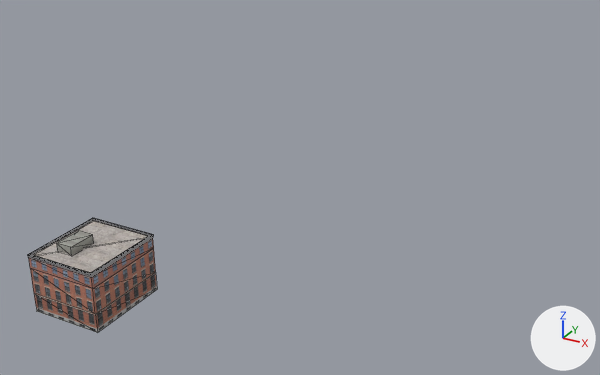
Renders of the OBJ model Models/buildings/building_17.obj from each side of a commit.
Before and after are seen from a 50 mm lens placed at (318.0, -317.0, 327.0), pointed at (22.0, 222.0, 57.0). Lighting does not change. The marker at lower right points along +X, +Y and +Z. Mesh edges are drawn as thin lines. Where no turn or scale is listed for an object, it has been applied to the vertices.

The first picture shows 'building_17'.
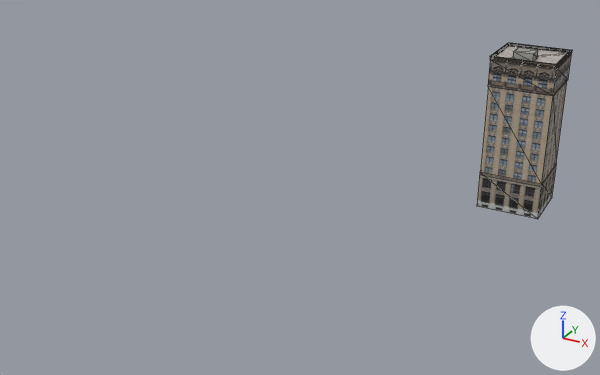
Location of each change, (x1, y1, x2, y2) in pixels of the pictures (600 x 375 px; the box of a moved part takes in the faces that stretch with it):
'building_17', reshaped (26% narrower, 53% taller)
    before: (27, 218, 157, 333)
    after: (477, 43, 573, 219)
part 1 of me_building_17, added
    after: (488, 55, 571, 96)
part 2 of me_building_17, added
    after: (513, 48, 538, 61)
part 3 of me_building_17, moved or reshaped
    before: (27, 218, 154, 277)
    after: (490, 44, 573, 69)
part 4 of me_building_17, deleted
    before: (29, 221, 157, 333)
part 5 of me_building_17, deleted
    before: (28, 218, 153, 274)
part 6 of me_building_17, deleted
    before: (56, 231, 93, 255)
part 7 of me_building_17, added
    after: (477, 43, 572, 219)

The change, as a diff of the scene's bpy script:
```diff
--- a/Models/buildings/building_17.obj.py
+++ b/Models/buildings/building_17.obj.py
@@ img_building_7_png @@
+img_building_7_png = load_image('building_7.png', 'textures/building_7.png', 2048, 2048, 'sRGB')
@@ mat_13___default @@
+mat_13___default = principled_material('13___Default')
+mat_13___default.texture = img_building_7_png
+mat_13___default.roughness = 0.9
@@ me_building_17 @@
 # used by ob_building_17; location = (0.0, 0.0, 0.0)
-me_building_17.from_pydata(...)  # 48 vertices, 72 faces; spans x -102.0..-42.9, y 46.3..114.5, z 0.0..51.9
-me_building_17.materials.append(mat_03___default)  # picture img_building_3_png
+me_building_17.from_pydata(...)  # 60 vertices, 78 faces; spans x 123.1..181.0, y 377.1..433.2, z 0.0..146.6
+# me_building_17 part 1: a new loose piece, a box spanning x 123.6..180.5, y 377.6..432.7, z 115.5..139.4, in mat_13___default (picture img_building_7_png)
+# me_building_17 part 2: a new loose piece, a box spanning x 140.5..157.8, y 386.9..402.3, z 139.4..146.6, in mat_13___default (picture img_building_7_png)
+# me_building_17 part 3: the loose piece of 8 vertices spanning x -102.0..-42.9, y 46.3..114.5, z 44.7..46.8 is scaled about its middle by (0.981, 0.821, 1.5), then moved by (224.5, 324.7, 95.2), in mat_13___default (picture img_building_7_png)
+# me_building_17 part 4: the loose piece of 20 vertices spanning x -101.4..-43.4, y 46.8..114.0, z 0.0..45.7 is deleted
+# me_building_17 part 5: the loose piece of 12 vertices spanning x -101.8..-43.1, y 46.5..114.3, z 45.3..46.8 is deleted
+# me_building_17 part 6: the loose piece of 8 vertices spanning x -88.9..-75.3, y 62.5..85.2, z 44.7..51.9 is deleted
+# me_building_17 part 7
+# 28 vertices are added at x 123.3..180.8, y 377.3..433.0, z 0.0..142.6
+# 8 new vertices lie (56.1, 0.0, 0.0) away from vertices in x 124.0, y 378.0..432.3, z 34.1..140.4
+# 44 new faces join them
+me_building_17.materials.append(mat_13___default)  # picture img_building_7_png
```
